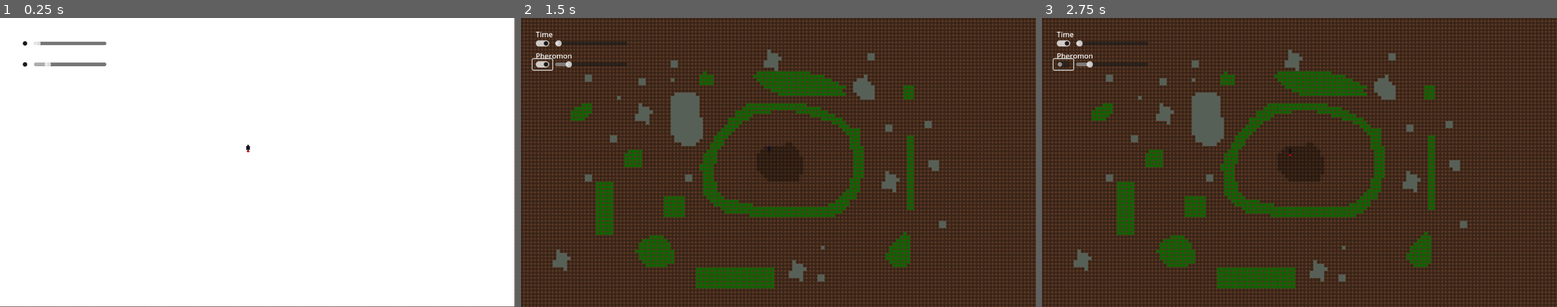
Above: before the commit, frames 1-3 (left to right).
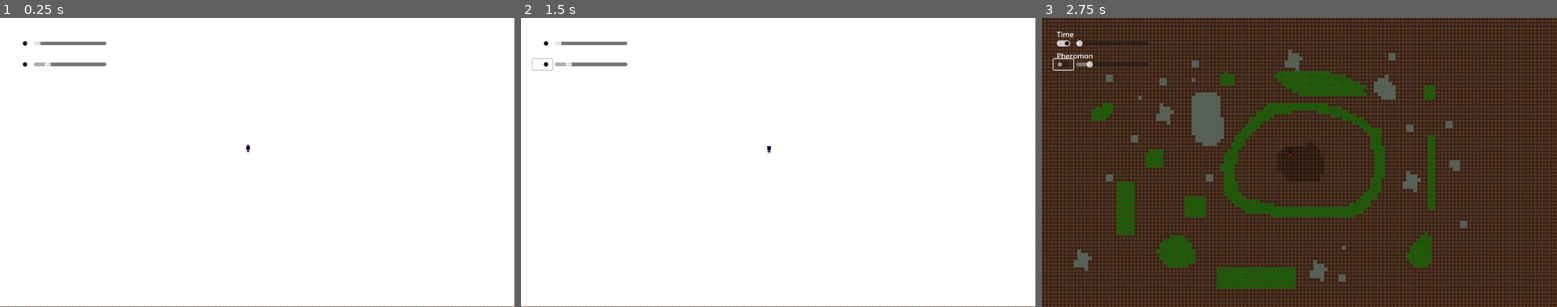
Above: after the commit, the same moments.

Repository: lutzilutz/antpire
Game: Godot game, scene res://world1.tscn
Two runs of this game, one before a commit and one after it. Both use one fixed random seed, a clock stepped at 60 frames per second and the inputs below.
Inputs (mouse positions are in pixels of both pictures, inside the frame that each line leads up to):
- Up to frame 1 (0.25 s): no input
- Up to frame 2 (1.5 s): click (541, 64) at 0.5 s; click (541, 64) at 1.25 s
- Up to frame 3 (2.75 s): click (1062, 64) at 2 s

The runs differ from the first frame. In frame 1, less than 0.1% of the frame differs, in the area x 47-49%, y 44-46%; in frame 2, 100%, in the area x 0-100%, y 0-100%; in frame 3, nothing differs.

Commit message:
Added sensor to ants + collision with pheromons

Diff:
--- a/ant.gd
+++ b/ant.gd
@@ -63,6 +63,8 @@
 			pheromon_spawn.emit(path_start_position.x, path_start_position.y, 1)
 			path_end_position = follow_house_pheromons()
 			direction = 8 * (path_end_position-path_start_position).angle() / (2*PI)
+			for el in $PheromonArea.get_overlapping_areas():
+				el.get_parent().modulate = Color(1.0,0.0,0.0)
 		update_visuals()
 	position = 8.0*path_start_position.lerp(path_end_position, path_factor) + Vector2(4,4)
 
--- a/pheromon.tscn
+++ b/pheromon.tscn
@@ -1,10 +1,18 @@
-[gd_scene load_steps=3 format=3 uid="uid://d16tgdr5d0qac"]
+[gd_scene load_steps=4 format=3 uid="uid://d16tgdr5d0qac"]
 
 [ext_resource type="Script" path="res://pheromon.gd" id="1_fkmo5"]
 [ext_resource type="Texture2D" uid="uid://ctenxoeidcars" path="res://pheromon.png" id="2_h4go8"]
+
+[sub_resource type="RectangleShape2D" id="RectangleShape2D_4u5oe"]
+size = Vector2(8, 8)
 
 [node name="Pheromon" type="Node2D"]
 script = ExtResource("1_fkmo5")
 
 [node name="Sprite" type="Sprite2D" parent="."]
 texture = ExtResource("2_h4go8")
+
+[node name="PheromonArea" type="Area2D" parent="."]
+
+[node name="PheromonHitbox" type="CollisionShape2D" parent="PheromonArea"]
+shape = SubResource("RectangleShape2D_4u5oe")
--- a/project.godot
+++ b/project.godot
@@ -23,6 +23,10 @@
 ]
 }
 
+[layer_names]
+
+2d_physics/layer_1="Pheromons"
+
 [rendering]
 
 textures/canvas_textures/default_texture_filter=0
--- a/world1.gd
+++ b/world1.gd
@@ -75,8 +75,8 @@
 
 func _process(delta):
 	timeFromLastTick += delta
-	if timeFromLastTick >= 0.1:
-		timeFromLastTick -= 0.1
+	if timeFromLastTick >= 1:
+		timeFromLastTick -= 1
 		for i in range(0,pheromon_house_map.size()):
 			for j in range(0,pheromon_house_map[0].size()):
 				pheromon_house_map[i][j] = max(0, pheromon_house_map[i][j] - $Camera2D/GUI/PheromonDecay.value)
@@ -84,13 +84,14 @@
 				modulate_pheromon_display(i, j)
 
 func modulate_pheromon_display(tmp_x: int, tmp_y: int) -> void:
-	var house_mod: Color = Color(0.0,0.0,1.0,pheromon_house_map[tmp_x][tmp_y] / 1000.0)
-	var food_mod: Color = Color(0.0,1.0,0.0,pheromon_food_map[tmp_x][tmp_y] / 1000.0)
+	var house_mod: Color = Color(0.0,0.0,1.0,pheromon_house_map[tmp_x][tmp_y] / 400.0)
+	var food_mod: Color = Color(0.0,1.0,0.0,pheromon_food_map[tmp_x][tmp_y] / 400.0)
 	var house_present: float = clamp(pheromon_house_map[tmp_x][tmp_y], 0, 1)
 	var food_present: float = clamp(pheromon_food_map[tmp_x][tmp_y], 0, 1)
 	pheromon_display[tmp_x][tmp_y].modulate = house_mod + food_mod
 	pheromon_display[tmp_x][tmp_y].modulate = Color(0.0, food_mod.b*food_mod.a, house_mod.b*house_mod.a, house_mod.a+food_mod.a)
 	pheromon_display[tmp_x][tmp_y].modulate = house_mod.blend(food_mod)
+
 
 func set_pheromon_displayed(is_displayed: bool) -> void:
 	for sprite in get_node("Pheromons").get_children():
Not shown: 2 places in ant.tscn that only renumber resources
